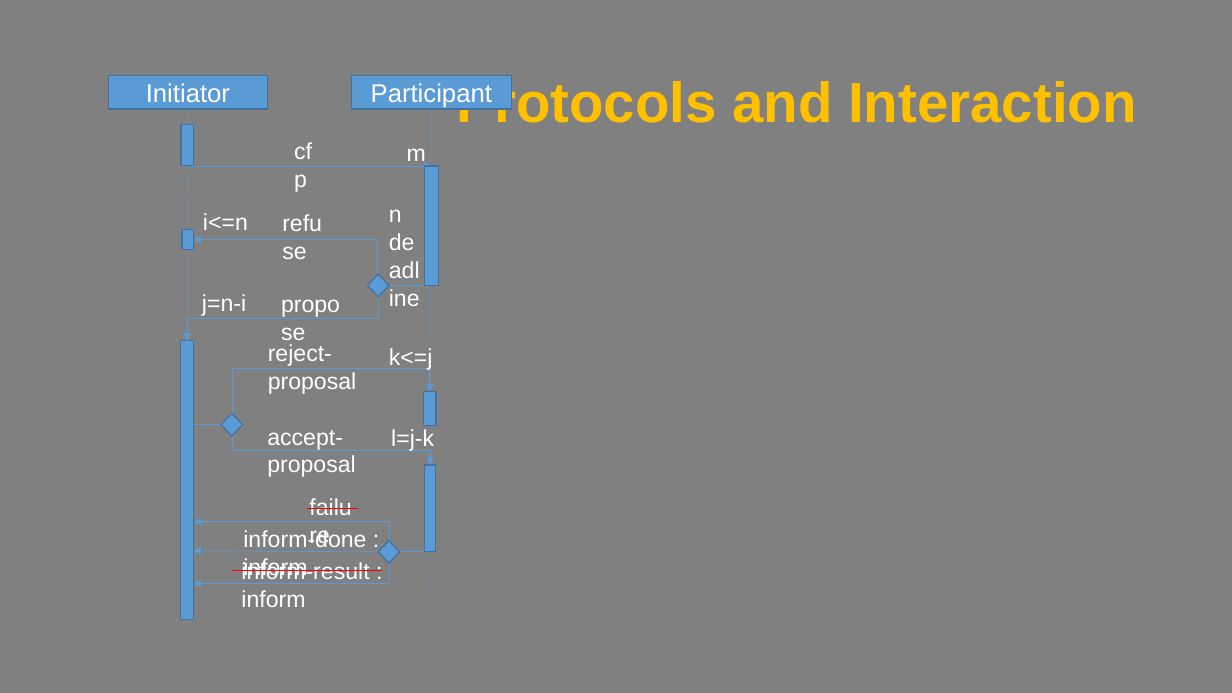
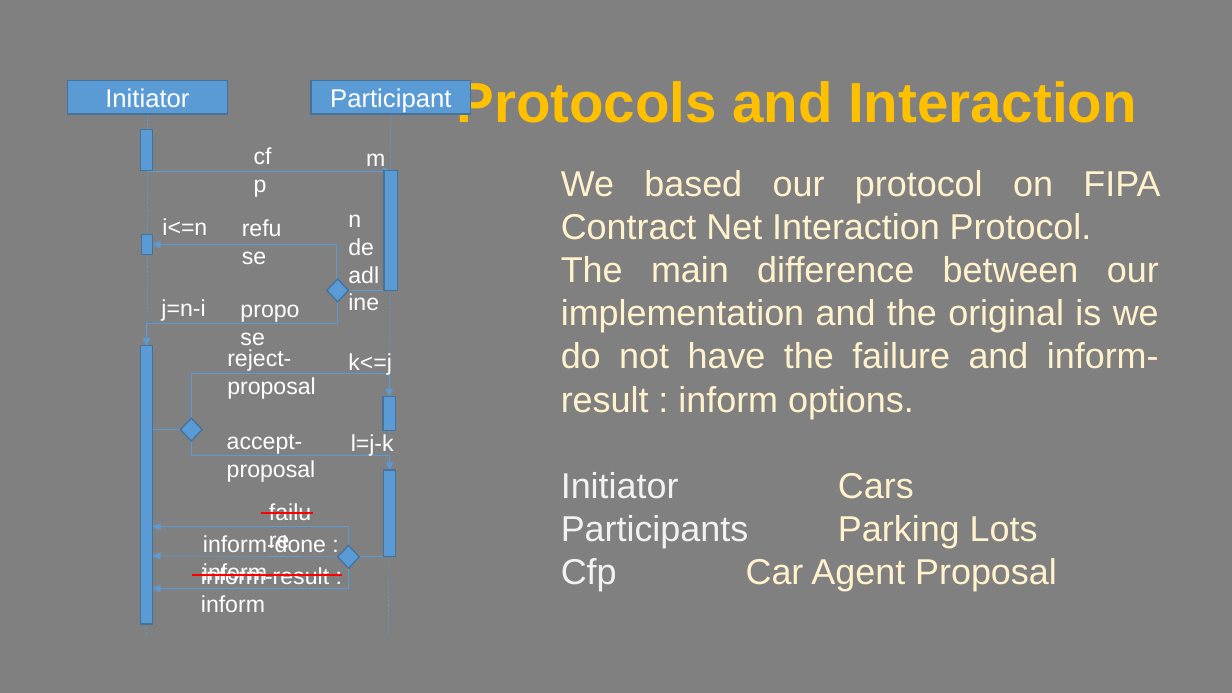
Before and after one commit to EZSPECIAL/AIAD18-19, a slide deck: slide 5 of report 1.pptx (slide 4 before the commit). Drawn at 1232x693 pixels with LibreOffice and Linux fonts; fonts in the diff are those of the drawing. Boxes give left, top, right and bottom in pixels: in the first picture for what was removed or moved away, otherwise in the second. Text is boxed around its words. In the diff, an @@ line names an element or a change of style, - is before the commit and + after.

```diff
--- a/report 1.pptx
+++ b/report 1.pptx
@@ text added at (561,170,1160,548), 28 pt, text #FFF2CC @@
+We based our protocol on FIPA Contract Net Interaction Protocol.
+The main difference between our implementation and the original is we do not have the failure and inform-result : inform options.
+Initiator Cars
+Participants Parking Lots
+Cfp Car Agent Proposal
@@ line moved from (307, 508) - (359, 508) to (262, 513) - (312, 513) @@
@@ 14 texts, 8 rectangles, 6 lines, 6 elbow arrows, 3 diamonds, 2 arrows: place and size @@
-14 texts, 8 rectangles, 6 lines, 6 elbow arrows, 3 diamonds, 2 arrows at (108,76,512,633)
+14 texts, 8 rectangles, 6 lines, 6 elbow arrows, 3 diamonds, 2 arrows at (67,80,617,638)
```
Also in this commit, not shown: 3 other slides changed, 10 slides added, 4 slides removed.
